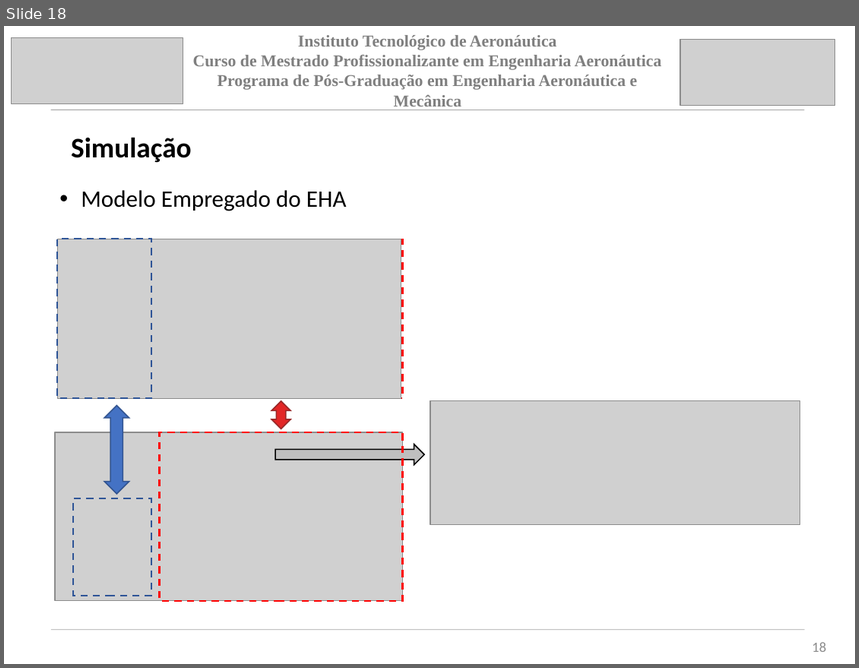
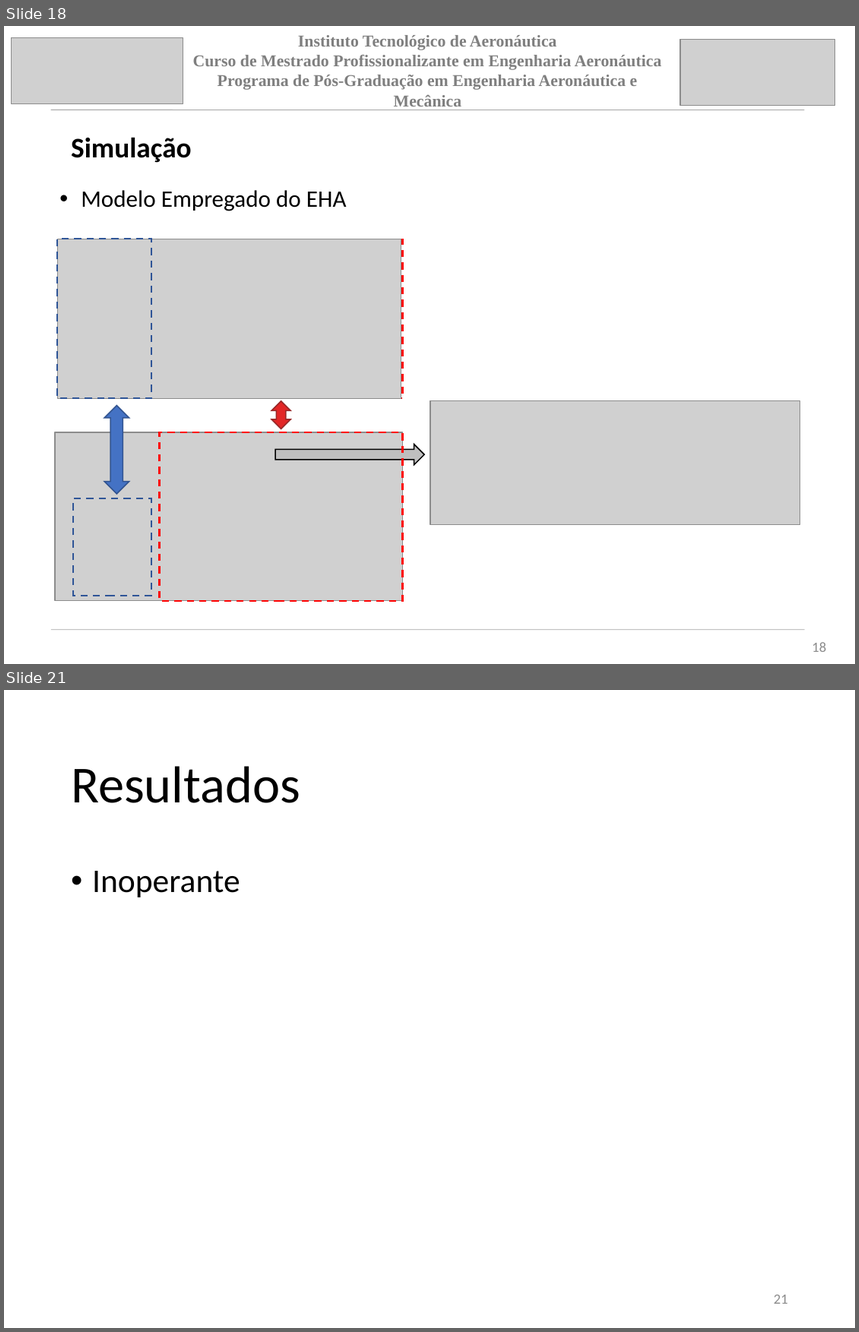
Before and after one commit to jpsoliv/MestradoJPSO, a slide deck: Apresentação/Apresentação_baixo_nivel.pptx. Shown one above the other, each under a label of ours: slide 18 before the commit, slides 18 and 21 after it; the slides between them are not shown. The pictures are 859x668 and 859x1332 pixels, drawn with LibreOffice and Linux fonts; fonts in the diff are those of the drawing; grey boxes stand for pictures. Boxes give left, top, right and bottom in pixels: in the first picture for what was removed or moved away, otherwise in the second. Text is boxed around its words. In the diff, an @@ line names an element or a change of style, - is before the commit and + after.

```diff
--- a/Apresentação/Apresentação_baixo_nivel.pptx
+++ b/Apresentação/Apresentação_baixo_nivel.pptx
@@ slide 21 added at (4,690,855,1328), background #FFFFFF @@
@@ title added at (71,766,300,803), 44 pt, text #000000 @@
+Resultados
@@ text added at (92,871,240,897), 28 pt, text #000000 @@
+• Inoperante
@@ page number added at (774,1295,788,1304), 12 pt, text #8C8C8C @@
+21
```
Also in this commit, not shown: 2 slides changed, 6 other slides added, 7 slides removed, 2 other files.
